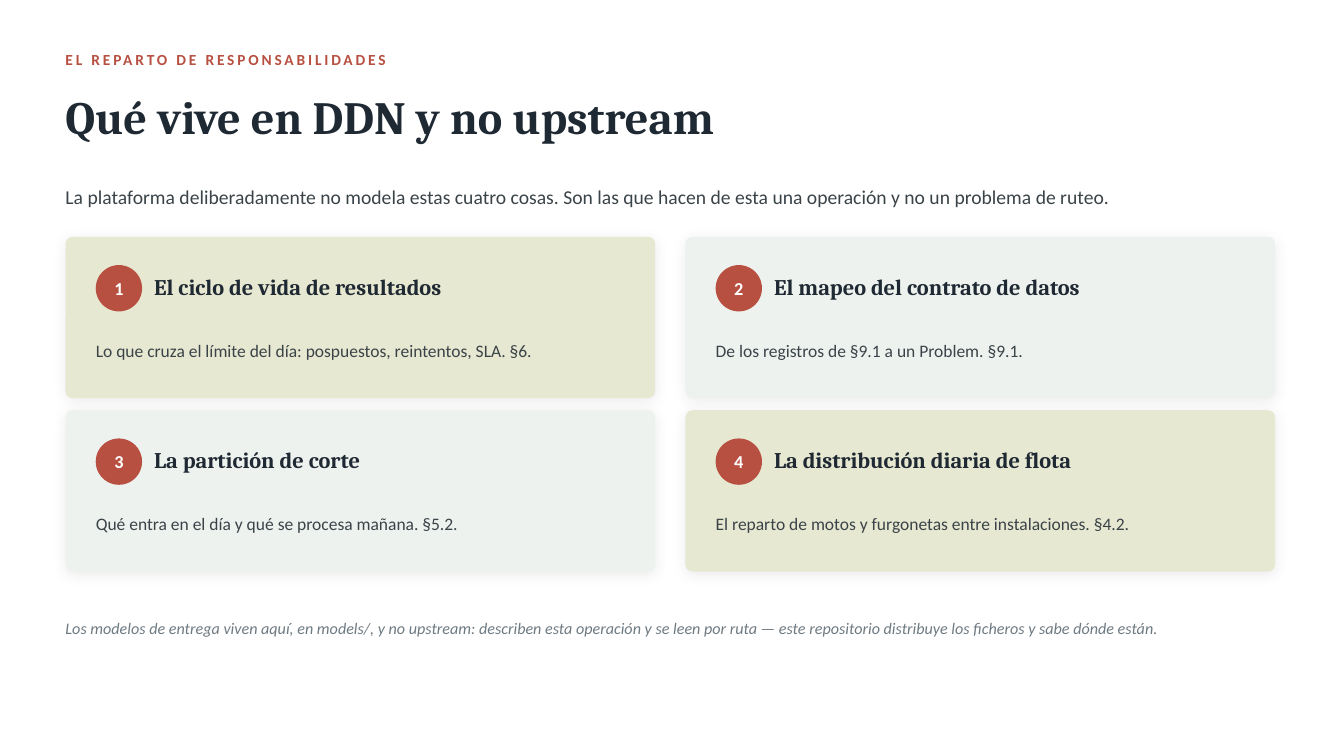
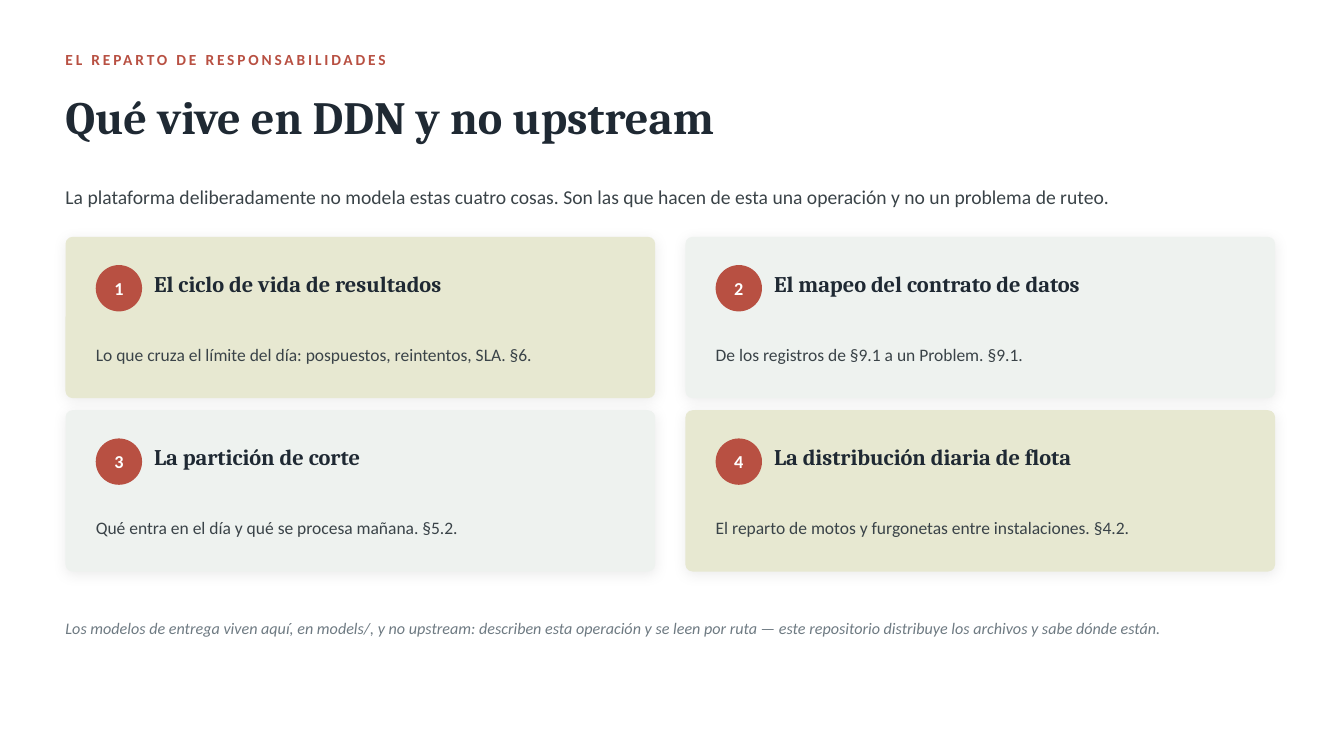
Before and after one commit to lvalverdeb/ddn, a slide deck: slide 9 of docs/presentaciones/02-paquetes-upstream.pptx. Drawn at 1344x756 pixels with LibreOffice and Linux fonts; fonts in the diff are those of the drawing. Boxes give left, top, right and bottom in pixels: in the first picture for what was removed or moved away, otherwise in the second. Text is boxed around its words. In the diff, an @@ line names an element or a change of style, - is before the commit and + after.

```diff
--- a/docs/presentaciones/02-paquetes-upstream.pptx
+++ b/docs/presentaciones/02-paquetes-upstream.pptx
@@ text "Lo que cruza el límite ...": place and size @@
-text "Lo que cruza el límite ..." at (96,345,532,360)
+text "Lo que cruza el límite ..." at (96,349,532,364)
@@ text "De los registros de §9.1 ...": place and size @@
-text "De los registros de §9.1 ..." at (716,345,1023,360)
+text "De los registros de §9.1 ..." at (716,349,1023,364)
@@ line spacing 1 to 21pt in 4 elements at (154,276,441,292), (774,276,1080,297), (154,449,360,470), (774,449,1071,465) @@
@@ text "Qué entra en el día ...": place and size @@
-text "Qué entra en el día ..." at (96,518,457,533)
+text "Qué entra en el día ..." at (96,522,457,537)
@@ text "El reparto de motos y ...": place and size @@
-text "El reparto de motos y ..." at (716,518,1129,533)
+text "El reparto de motos y ..." at (716,522,1129,537)
@@ text at (65,623,1161,637): text changed @@
-Los modelos de entrega viven aquí, en models/, y no upstream: describen esta operación y se leen por ruta — este repositorio distribuye los ficheros y sabe dónde están.
+Los modelos de entrega viven aquí, en models/, y no upstream: describen esta operación y se leen por ruta — este repositorio distribuye los archivos y sabe dónde están.
```
Also in this commit, not shown: 5 other slides changed, 11 other files.
